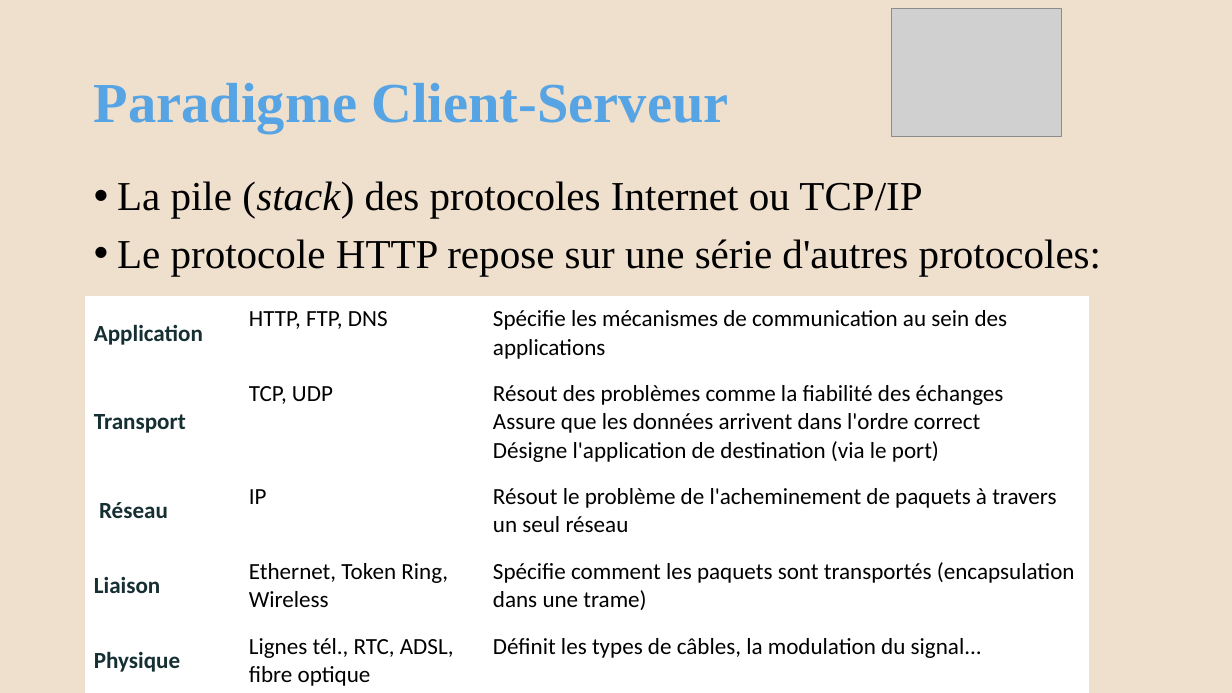
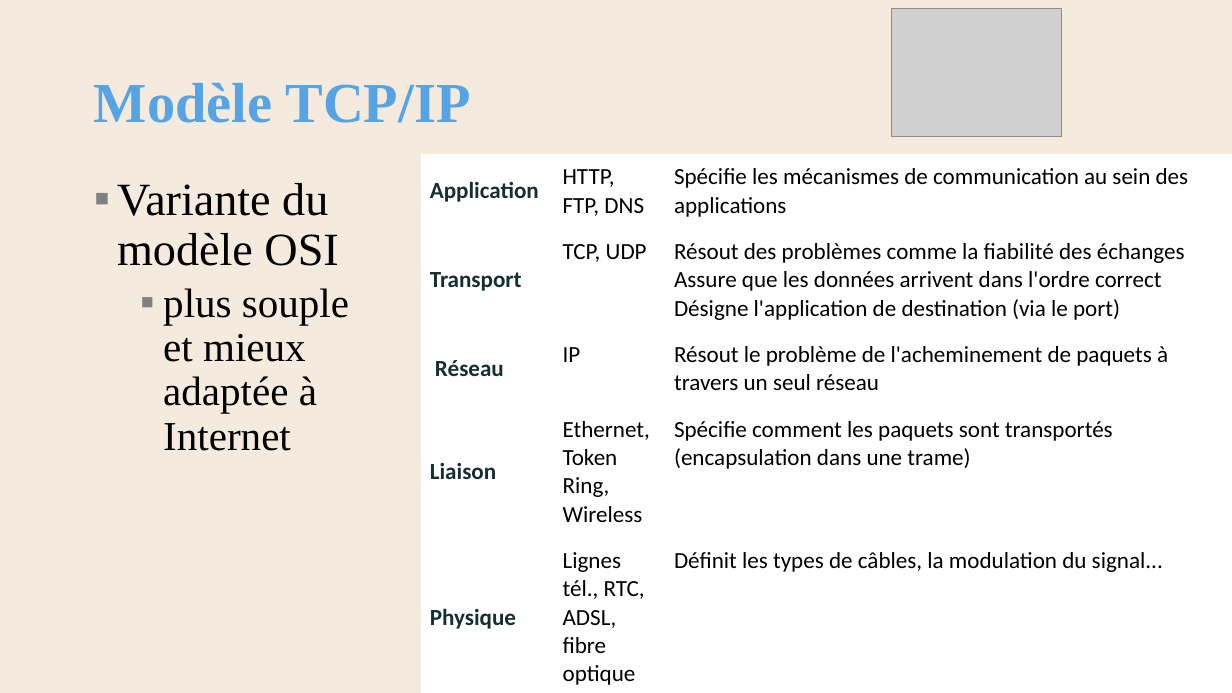
Before and after one commit to AlainWafflard/4IPW3, a slide deck: slide 23 of syllabus/01_introduction/syllabus_01_intro.pptx (slide 17 before the commit). Drawn at 1232x693 pixels with LibreOffice and Linux fonts; fonts in the diff are those of the drawing; grey boxes stand for pictures; background and template pictures are left out. Boxes give left, top, right and bottom in pixels: in the first picture for what was removed or moved away, otherwise in the second. Text is boxed around its words. In the diff, an @@ line names an element or a change of style, - is before the commit and + after.

Commit message:
révision syllabus client-side

```diff
--- a/syllabus/01_introduction/syllabus_01_intro.pptx
+++ b/syllabus/01_introduction/syllabus_01_intro.pptx
@@ background #EFDFCD to #F5EADE @@
@@ title at box(94, 83, 471, 123): text changed @@
-Paradigme Client-Serveur
+Modèle TCP/IP
@@ table: place and size @@
-table at box(85, 296, 1090, 693)
+table at box(421, 153, 1232, 689)
@@ text at box(117, 183, 349, 451): text changed @@
-• La pile (stack) des protocoles Internet ou TCP/IP
-• Le protocole HTTP repose sur une série d'autres protocoles:
+▪ Variante du modèle OSI
+  ▪ plus souple et mieux adaptée à Internet
```
Also in this commit, not shown: 27 other slides changed, 5 slides added, 23 other files.
